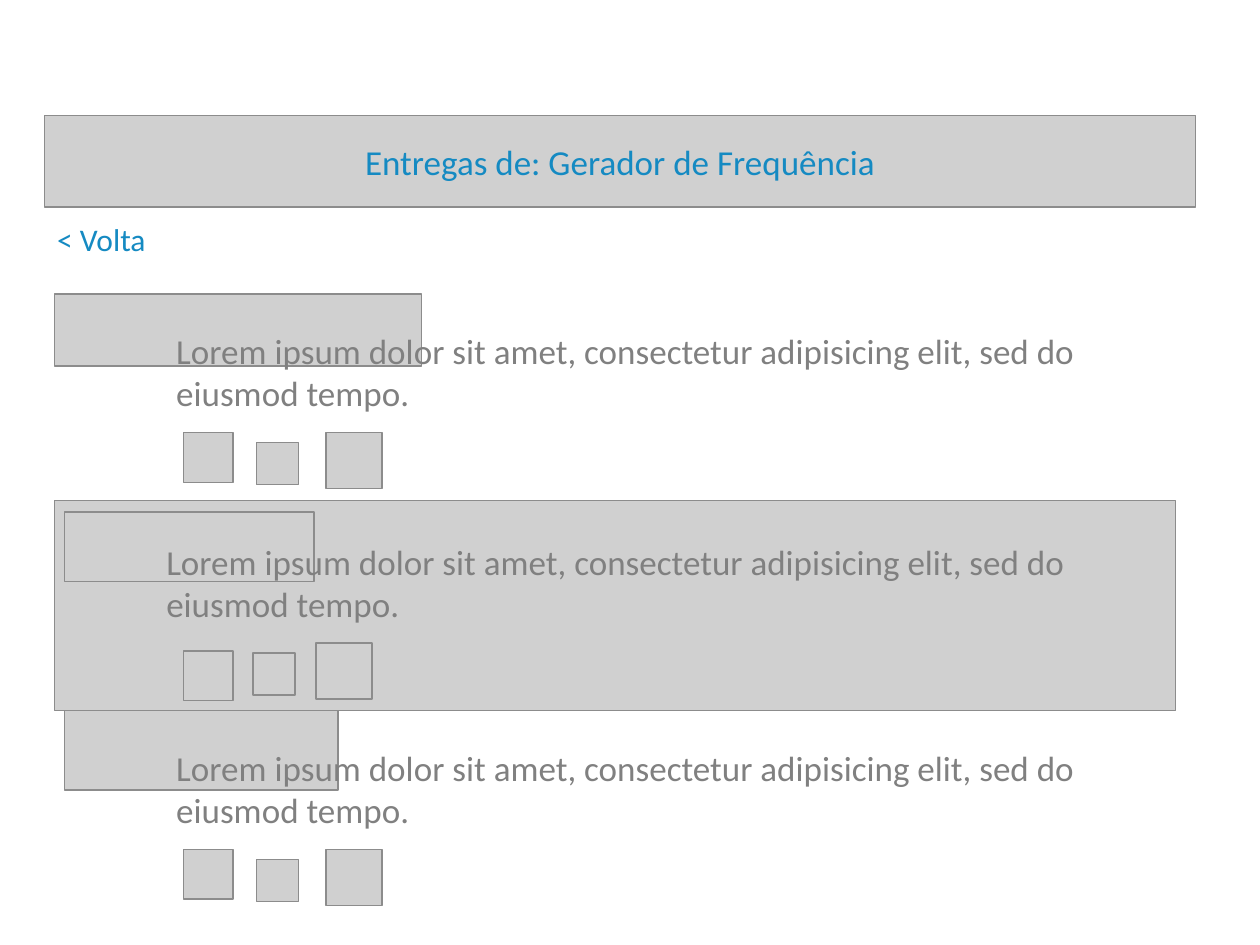
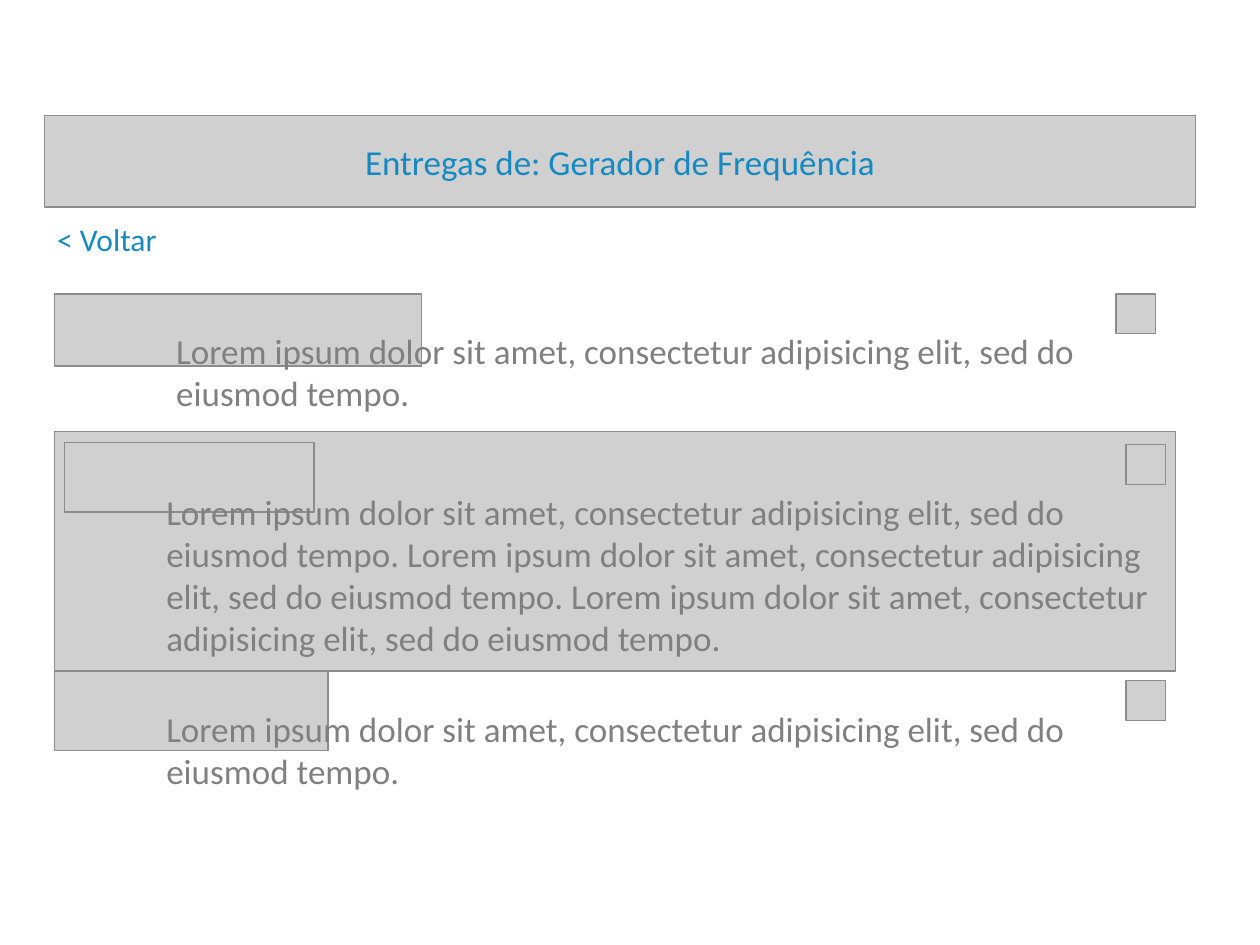
Before and after one commit to djtcin/task-center, a slide deck: slide 10 of prototipo/protótipo.pptx. Drawn at 1260x945 pixels with LibreOffice and Linux fonts; fonts in the diff are those of the drawing; grey boxes stand for pictures; background and template pictures are left out. Boxes give left, top, right and bottom in pixels: in the first picture for what was removed or moved away, otherwise in the second. Text is boxed around its words. In the diff, an @@ line names an element or a change of style, - is before the commit and + after.

```diff
--- a/prototipo/protótipo.pptx
+++ b/prototipo/protótipo.pptx
@@ text at <box>80,229,157,252</box>: text changed @@
-< Volta
+< Voltar
@@ picture: place and size @@
-picture at <box>184,433,233,483</box>
+picture at <box>1116,294,1155,333</box>
@@ picture: place and size @@
-picture at <box>54,500,1176,711</box>
+picture at <box>54,431,1176,670</box>
@@ picture: place and size @@
-picture at <box>64,512,314,581</box>
+picture at <box>64,442,314,512</box>
@@ picture removed at <box>257,442,299,484</box> @@
@@ picture removed at <box>326,433,382,489</box> @@
@@ picture: place and size @@
-picture at <box>184,651,233,701</box>
+picture at <box>1126,445,1166,484</box>
@@ text at <box>166,496,1147,657</box>: text changed @@
-Lorem ipsum dolor sit amet, consectetur adipisicing elit, sed do eiusmod tempo.
+Lorem ipsum dolor sit amet, consectetur adipisicing elit, sed do eiusmod tempo. Lorem ipsum dolor sit amet, consectetur adipisicing elit, sed do eiusmod tempo. Lorem ipsum dolor sit amet, consectetur adipisicing elit, sed do eiusmod tempo.
@@ picture removed at <box>253,653,295,694</box> @@
@@ picture removed at <box>316,643,372,698</box> @@
@@ picture: place and size @@
-picture at <box>64,711,338,790</box>
+picture at <box>54,670,328,750</box>
@@ picture: place and size @@
-picture at <box>184,849,233,898</box>
+picture at <box>1126,680,1166,719</box>
@@ text "Lorem ipsum dolor sit amet, ...": place and size @@
-text "Lorem ipsum dolor sit amet, ..." at <box>176,752,1074,829</box>
+text "Lorem ipsum dolor sit amet, ..." at <box>166,713,1064,790</box>
@@ picture removed at <box>257,859,299,901</box> @@
@@ picture removed at <box>326,849,382,905</box> @@
```
Also in this commit, not shown: 9 other slides changed, 9 slides added, 1 slide removed, 54 other files.
